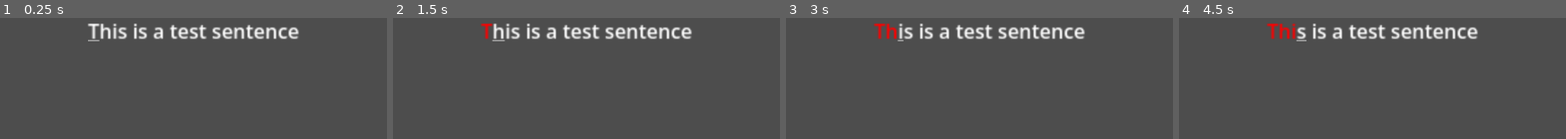
Above: before the commit, frames 1-4 (left to right).
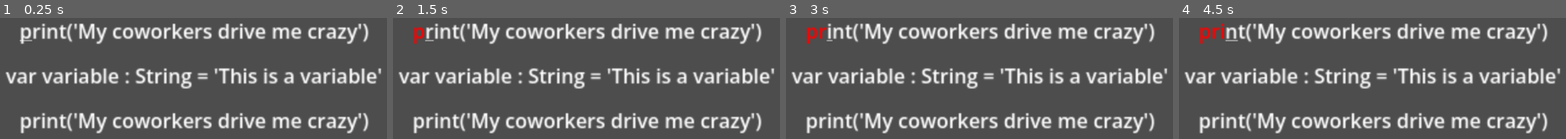
Above: after the commit, the same moments.

Repository: BirdOfAsh/Typeface-tious
Game: Godot game, scene res://Typing System/typing_system.tscn
Two runs of this game, one before a commit and one after it. Both use one fixed random seed, a clock stepped at 60 frames per second and the inputs below. The project has no main scene, so this scene is started directly.
Inputs:
- Up to frame 1 (0.25 s): no input
- Up to frame 2 (1.5 s): tap Enter at 0.5 s; tap Space at 1.25 s
- Up to frame 3 (3 s): tap Enter at 2 s; tap Space at 2.75 s
- Up to frame 4 (4.5 s): tap Enter at 3.5 s; tap Space at 4.25 s

The runs differ from the first frame. In frame 1, 19% of the frame differs, in the area x 1-99%, y 4-96%; in frame 2, 19%; in frame 3, 19%; in frame 4, 19%.

Commit message:
Typing system mainly done

Diff:
--- a/typeface-tious/Typing System/typing_system.gd
+++ b/typeface-tious/Typing System/typing_system.gd
@@ -1,8 +1,14 @@
 class_name TypingSystem extends Node2D
 
-@onready var text: RichTextLabel = $Text
+@onready var text_1: RichTextLabel = $Text
+@onready var text_2: RichTextLabel = $Text2
+@onready var text_3: RichTextLabel = $Text3
 
-var array_of_text : Array[String] = [
+@onready var array_of_text_lines : Array[RichTextLabel] = [text_1, text_2, text_3]
+
+var current_text_line : RichTextLabel
+
+var array_of_text_options : Array[String] = [
 	"var variable : String = 'This is a variable'",
 	"func _ready() -> void:",
 	"print('My coworkers drive me crazy')"
@@ -13,7 +19,8 @@
 
 
 func _ready() -> void:
-	update_text(listed_text)
+	reset_text_lines()
+	current_text_line = array_of_text_lines[0]
 	check_against_text()
 
 
@@ -41,6 +48,7 @@
 	elif character == "Minus":
 		add_key_to_string("-")
 
+
 	elif character.contains("Shift+"):
 		character = character.replace("Shift+", "")
 
@@ -64,7 +72,6 @@
 
 
 	check_against_text()
-	#add_underline_to_next_letter()
 
 
 func add_key_to_string(key : String) -> void:
@@ -89,25 +96,25 @@
 
 
 func check_against_text() -> void:
-	text.text = ""
+	current_text_line.text = ""
 	for i in range(typed_text.length()):
 		if listed_text[i] == typed_text[i]:
-			text.text += "[color=green]" + listed_text[i] + "[/color]"
+			current_text_line.text += "[color=green]" + listed_text[i] + "[/color]"
 		else:
 			if listed_text[i] == " ":
-				text.text += "[color=red]" + "_" + "[/color]"
+				current_text_line.text += "[color=red]" + "_" + "[/color]"
 			else:
-				text.text += "[color=red]" + listed_text[i] + "[/color]"
+				current_text_line.text += "[color=red]" + listed_text[i] + "[/color]"
 		if i + 1 > typed_text.length() and typed_text.length() + 1 <= listed_text.length():
-			text.text += "[u]" + listed_text[i + 1] + "[/u]"
+			current_text_line.text += "[u]" + listed_text[i + 1] + "[/u]"
 
 	if !(typed_text.length() + 1 > listed_text.length()):
 		add_underline_to_next_letter()
-		text.text += listed_text.substr(typed_text.length() + 1, listed_text.length())
+		current_text_line.text += listed_text.substr(typed_text.length() + 1, listed_text.length())
 
 
 	if check_for_finished_text() == true:
-		reset_text_line()
+		move_to_next_line()
 
 
 func check_for_finished_text() -> bool:
@@ -117,17 +124,29 @@
 	return false
 
 
-func reset_text_line() -> void:
-	var rand_int : int = randi_range(0, array_of_text.size() - 1)
-	listed_text = array_of_text[rand_int]
-	typed_text = ""
-	update_text(listed_text)
+func reset_text_lines() -> void:
+	for line in array_of_text_lines:
+		var rand_int : int = randi_range(0, array_of_text_options.size() - 1)
+		listed_text = array_of_text_options[rand_int]
+		update_text(line, listed_text)
 
 
-func update_text(updated_text : String) -> void:
-	text.text = updated_text
+func move_to_next_line() -> void:
+	if current_text_line == array_of_text_lines[-1]:
+		reset_text_lines()
+		current_text_line = array_of_text_lines[0]
+	else:
+		current_text_line = array_of_text_lines[array_of_text_lines.find(current_text_line) + 1]
+
+	typed_text = ""
+	listed_text = current_text_line.text
+	check_against_text()
+
+
+func update_text(line : RichTextLabel, updated_text : String) -> void:
+	line.text = updated_text
 
 
 func add_underline_to_next_letter() -> void:
 	if typed_text.length() < listed_text.length():
-		text.text += "[u]"+listed_text[+typed_text.length()]+"[/u]"
+		current_text_line.text += "[u]"+listed_text[+typed_text.length()]+"[/u]"
--- a/typeface-tious/Typing System/typing_system.tscn
+++ b/typeface-tious/Typing System/typing_system.tscn
@@ -22,3 +22,39 @@
 text = "var variable : String = \"This is a sentence\""
 horizontal_alignment = 1
 vertical_alignment = 1
+
+[node name="Text2" type="RichTextLabel" parent="." unique_id=1431927191]
+anchors_preset = 8
+anchor_left = 0.5
+anchor_top = 0.5
+anchor_right = 0.5
+anchor_bottom = 0.5
+offset_left = 17.0
+offset_top = 88.0
+offset_right = 386.0
+offset_bottom = 128.0
+grow_horizontal = 2
+grow_vertical = 2
+scale = Vector2(2, 2)
+bbcode_enabled = true
+text = "var variable : String = \"This is a sentence\""
+horizontal_alignment = 1
+vertical_alignment = 1
+
+[node name="Text3" type="RichTextLabel" parent="." unique_id=1933281609]
+anchors_preset = 8
+anchor_left = 0.5
+anchor_top = 0.5
+anchor_right = 0.5
+anchor_bottom = 0.5
+offset_left = 17.0
+offset_top = 160.0
+offset_right = 386.0
+offset_bottom = 200.0
+grow_horizontal = 2
+grow_vertical = 2
+scale = Vector2(2, 2)
+bbcode_enabled = true
+text = "var variable : String = \"This is a sentence\""
+horizontal_alignment = 1
+vertical_alignment = 1
